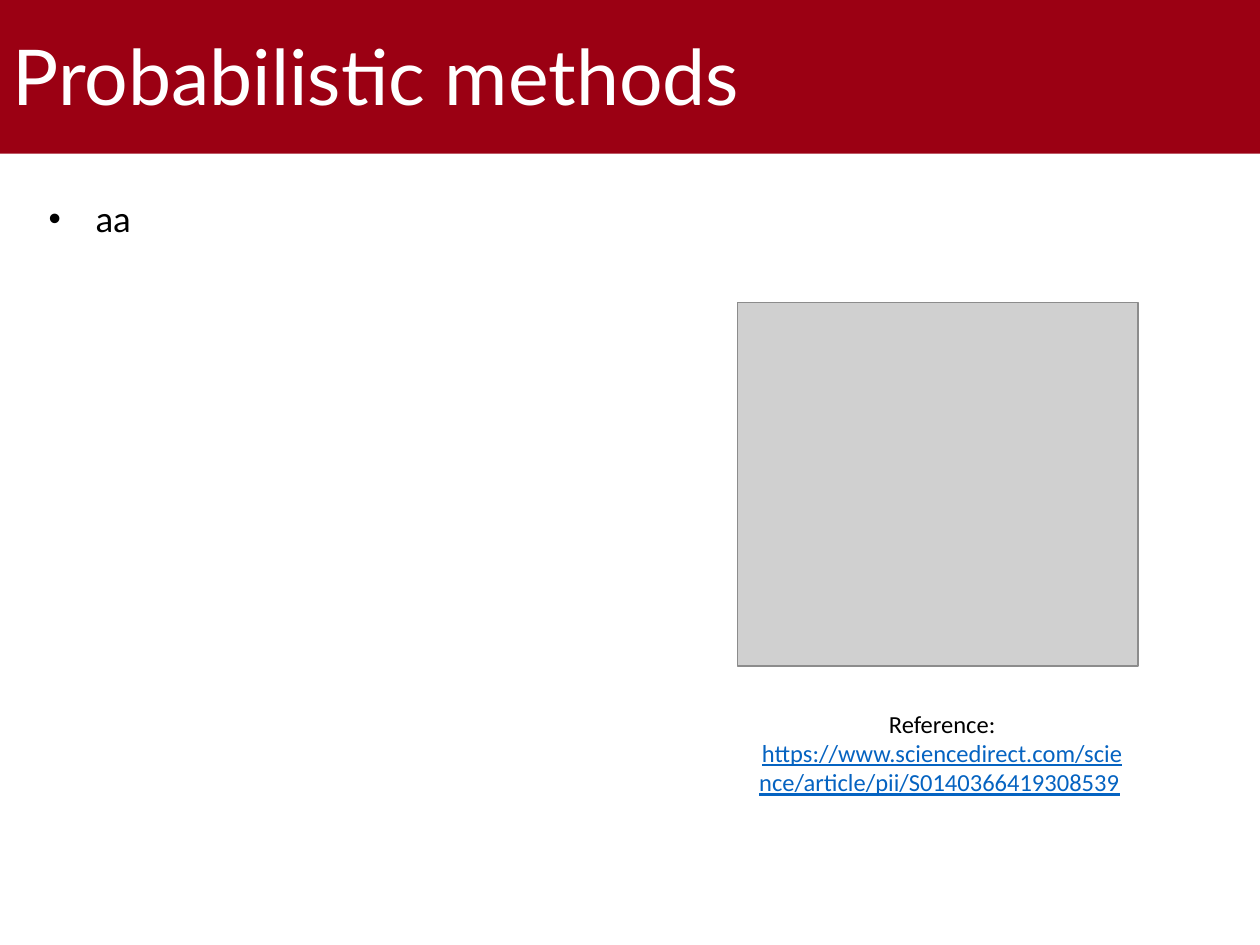
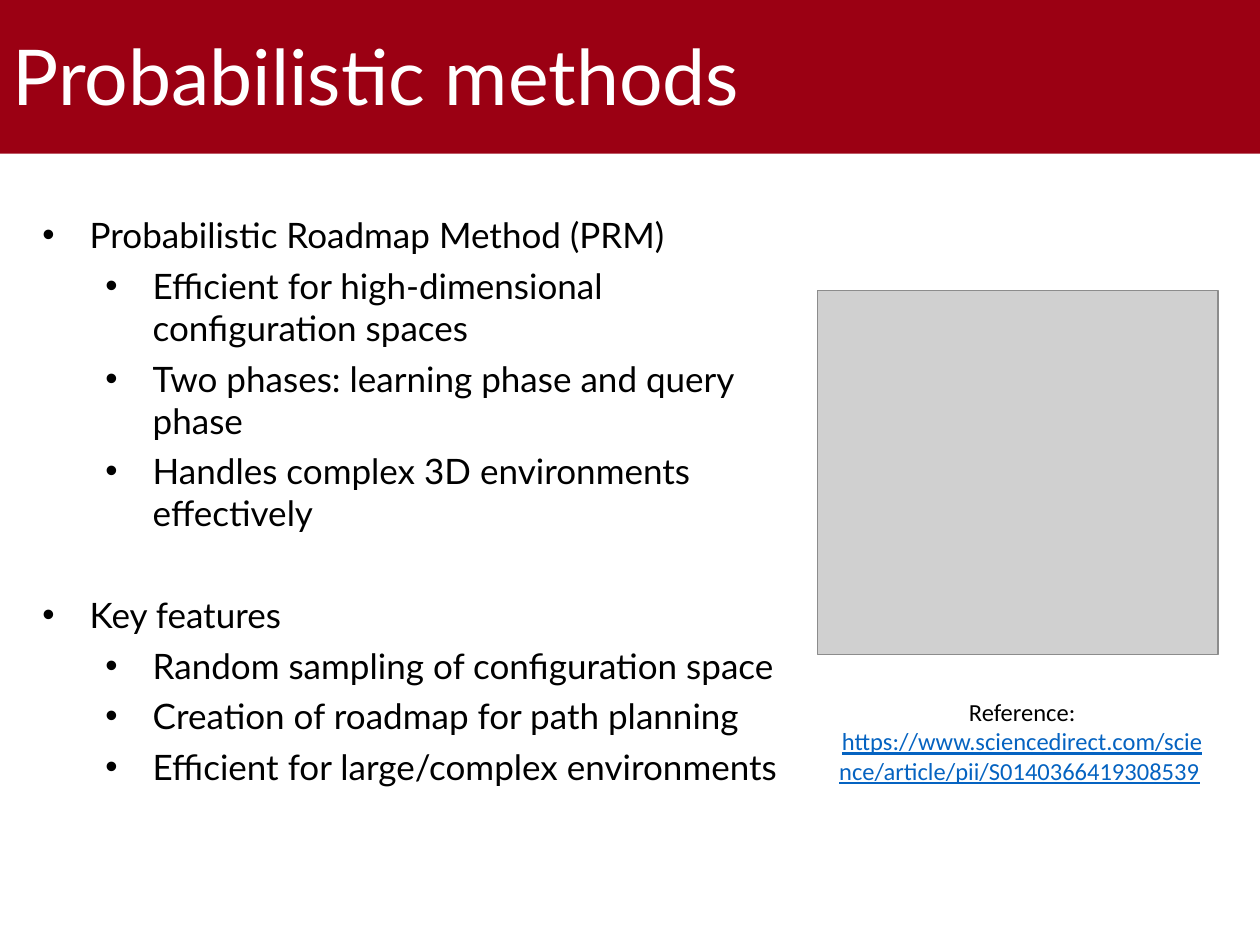
Before and after one commit to gabrielrovesti/WNMA-UAV-Route-Planning-Survey, a slide deck: slide 7 of 2 - Slides/UAV Route Planning Strategies.pptx (slide 6 before the commit). Drawn at 1260x945 pixels with LibreOffice and Linux fonts; fonts in the diff are those of the drawing; grey boxes stand for pictures; background and template pictures are left out. Boxes give left, top, right and bottom in pixels: in the first picture for what was removed or moved away, otherwise in the second. Text is boxed around its words. In the diff, an @@ line names an element or a change of style, - is before the commit and + after.

```diff
--- a/2 - Slides/UAV Route Planning Strategies.pptx
+++ b/2 - Slides/UAV Route Planning Strategies.pptx
@@ text added at <box>90,221,777,787</box>, 20 pt, text #000000 @@
+• Probabilistic Roadmap Method (PRM)
+  • Efficient for high-dimensional configuration spaces
+  • Two phases: learning phase and query phase
+  • Handles complex 3D environments effectively
+• Key features
+  • Random sampling of configuration space
+  • Creation of roadmap for path planning
+  • Efficient for large/complex environments
@@ text removed at <box>96,214,131,233</box> @@
-• aa
@@ picture: place and size @@
-picture at <box>737,302,1138,665</box>
+picture at <box>818,291,1218,654</box>
@@ text "Reference: https://www.sciencedirect.com/science/article/pii ...": place and size @@
-text "Reference: https://www.sciencedirect.com/science/article/pii ..." at <box>759,716,1122,796</box>
+text "Reference: https://www.sciencedirect.com/science/article/pii ..." at <box>839,704,1202,784</box>
```
Also in this commit, not shown: 2 other slides changed, 3 slides added, 1 other file.
